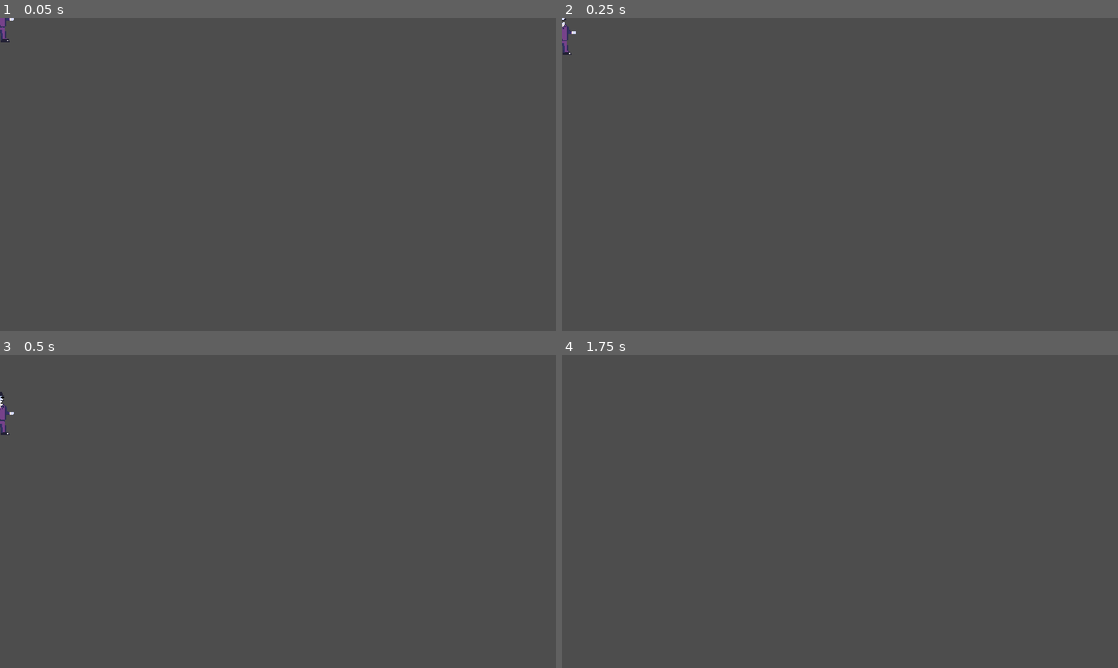
Above: before the commit, frames 1-4 (two rows, left to right).
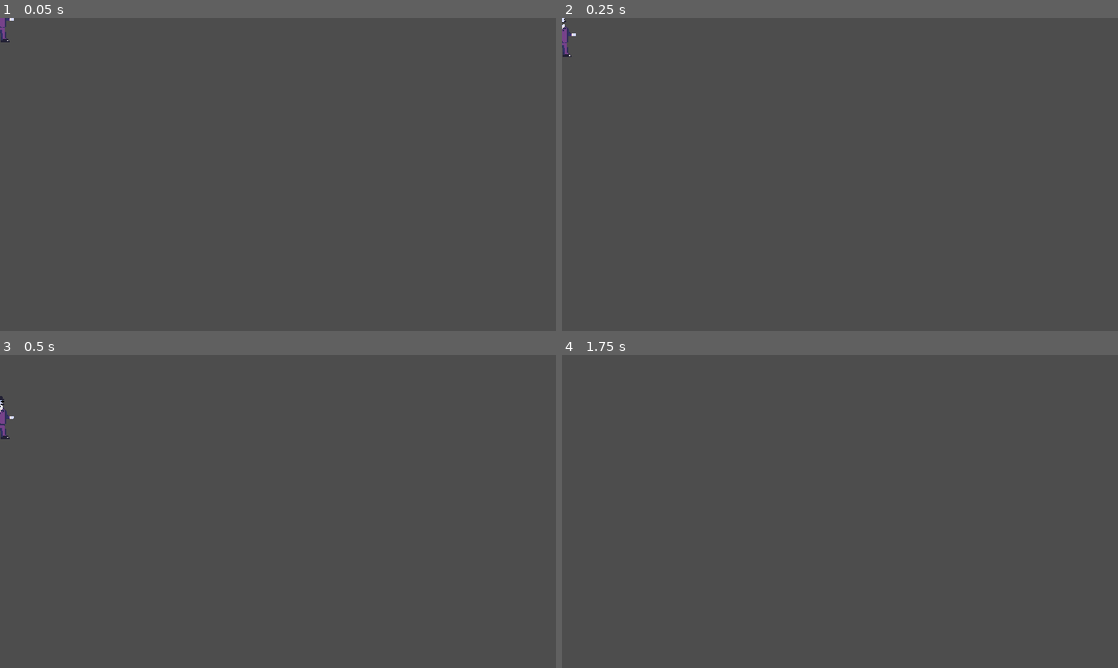
Above: after the commit, the same moments.

Repository: McGengar/CookieJam2025
Game: Godot game, scene res://Scenes/Enemies/enemy_krupier.tscn
Same seed, same stepped clock (60 frames per second), same inputs: the game is played once before the commit and once after it. The project has no main scene, so this scene is started directly.
Inputs (mouse positions are in pixels of both pictures, inside the frame that each line leads up to):
- Up to frame 1 (0.05 s): no input
- Up to frame 2 (0.25 s): no input
- Up to frame 3 (0.5 s): no input
- Up to frame 4 (1.75 s): tap Enter (ui_accept) at 0.5, 0.6, 1.55 s; move the mouse to (962, 495) at 0.52 s; hold Right (ui_right) from 0.53 s (still down); click (962, 495) at 0.67 s; tap Space (jump) at 0.77, 0.8, 1.07, 1.35, 1.52 s; move the mouse to (728, 527) at 1.27 s

The runs differ from the first frame. In frame 1, less than 0.1% of the frame differs, in the area x 0-3%, y 0-8%; in frame 2, less than 0.1%; in frame 3, 0.1%, in the area x 0-3%, y 11-27%; in frame 4, nothing differs.

Commit message:
whatever

Diff:
--- /dev/null
+++ b/cookie-jam-2025/Scenes/Enemies/wheelball.tscn
@@ -0,0 +1,25 @@
+[gd_scene load_steps=4 format=3 uid="uid://cqq8urr8geyga"]
+
+[ext_resource type="Script" uid="uid://dc5gbo7jnojh1" path="res://Scripts/Enemies/wheelball.gd" id="1_xh17e"]
+[ext_resource type="Texture2D" uid="uid://c28s80ve1iluo" path="res://Sprites/Enemies/chipball.png" id="3_5evv2"]
+
+[sub_resource type="CircleShape2D" id="CircleShape2D_5vh6c"]
+radius = 5.0990195
+
+[node name="FortuneBullet" type="RigidBody2D"]
+collision_mask = 3
+script = ExtResource("1_xh17e")
+
+[node name="Sprite2D" type="Sprite2D" parent="."]
+texture = ExtResource("3_5evv2")
+
+[node name="VisibleOnScreenNotifier2D" type="VisibleOnScreenNotifier2D" parent="."]
+
+[node name="Area2D" type="Area2D" parent="."]
+collision_layer = 0
+collision_mask = 3
+
+[node name="CollisionShape2D" type="CollisionShape2D" parent="Area2D"]
+shape = SubResource("CircleShape2D_5vh6c")
+
+[connection signal="body_entered" from="Area2D" to="." method="_on_area_2d_body_entered"]
--- a/cookie-jam-2025/Scripts/Enemies/enemy_krupier.gd
+++ b/cookie-jam-2025/Scripts/Enemies/enemy_krupier.gd
@@ -1,25 +1,83 @@
 extends CharacterBody2D
 
+const SPEED = 100.0
+const GRAVITY = 980.0
+var hp = 20
 
-const SPEED = 300.0
-const JUMP_VELOCITY = -400.0
+@export var projectile_scene: PackedScene
 
+var player = null
+var can_shoot = true
 
-func _physics_process(delta: float) -> void:
-	# Add the gravity.
+@onready var muzzle = $Muzzle
+@onready var shoot_timer = $Timer
+
+func _ready():
+	add_to_group("enemies")
+	shoot_timer.timeout.connect(_on_timer_timeout)
+
+func _physics_process(delta):
 	if not is_on_floor():
-		velocity += get_gravity() * delta
+		velocity.y += GRAVITY * delta
 
-	# Handle jump.
-	if Input.is_action_just_pressed("ui_accept") and is_on_floor():
-		velocity.y = JUMP_VELOCITY
+	if player:
+		var direction_vector = global_position.direction_to(player.global_position)
 
-	# Get the input direction and handle the movement/deceleration.
-	# As good practice, you should replace UI actions with custom gameplay actions.
-	var direction := Input.get_axis("ui_left", "ui_right")
-	if direction:
-		velocity.x = direction * SPEED
+		if abs(global_position.x - player.global_position.x) > 50.0:
+			velocity.x = sign(direction_vector.x) * SPEED
+			update_facing_direction(direction_vector.x)
+		else:
+			velocity.x = move_toward(velocity.x, 0, SPEED)
+
+		shoot_at_player()
+
 	else:
 		velocity.x = move_toward(velocity.x, 0, SPEED)
 
 	move_and_slide()
+
+func shoot_at_player():
+	if can_shoot and projectile_scene:
+		can_shoot = false
+		shoot_timer.start()
+
+		var projectile = projectile_scene.instantiate()
+
+		projectile.global_position = muzzle.global_position
+
+		var dir = (player.global_position - muzzle.global_position).normalized()
+		projectile.direction = dir
+
+		projectile.look_at(player.global_position)
+		get_parent().add_child(projectile)
+
+func _on_timer_timeout():
+	can_shoot = true
+
+func _on_detection_area_body_entered(body):
+	if body.is_in_group("player"):
+		player = body
+
+func _on_detection_area_body_exited(body):
+	if body == player:
+		player = null
+
+func update_facing_direction(dir_x):
+	if dir_x > 0:
+		$Sprite2D.flip_h = false
+		muzzle.position.x = abs(muzzle.position.x)
+	elif dir_x < 0:
+		$Sprite2D.flip_h = true
+		muzzle.position.x = -abs(muzzle.position.x)
+
+func take_dmg(amount):
+	hp -= amount
+	modulate = Color.RED
+	var tween = create_tween()
+	tween.tween_property(self, "modulate", Color.WHITE, 0.1)
+
+	if hp <= 0:
+		die()
+
+func die():
+	queue_free()
--- /dev/null
+++ b/cookie-jam-2025/Scripts/Enemies/wheelball.gd
@@ -0,0 +1,23 @@
+extends RigidBody2D
+@onready var sprite_2d: Sprite2D = $Sprite2D
+
+@export var speed: float = 450.0  # Wolna prędkość
+@export var damage: int = 10
+@export var lifetime: float = 10.0
+var rng = RandomNumberGenerator.new()
+func _ready():
+	await get_tree().create_timer(lifetime).timeout
+	queue_free()
+
+
+func _physics_process(delta):
+	rotation += deg_to_rad(delta)
+	var direction = Vector2.RIGHT.rotated(rotation)
+	position += direction * speed * delta
+
+
+func _on_area_2d_body_entered(body: Node2D) -> void:
+	if body.is_in_group("player"):
+		body.take_dmg(10)
+		print("Trafiono gracza chipem!")
+		queue_free()
Not shown, added: cookie-jam-2025/Scripts/Enemies/wheelball.gd.uid
